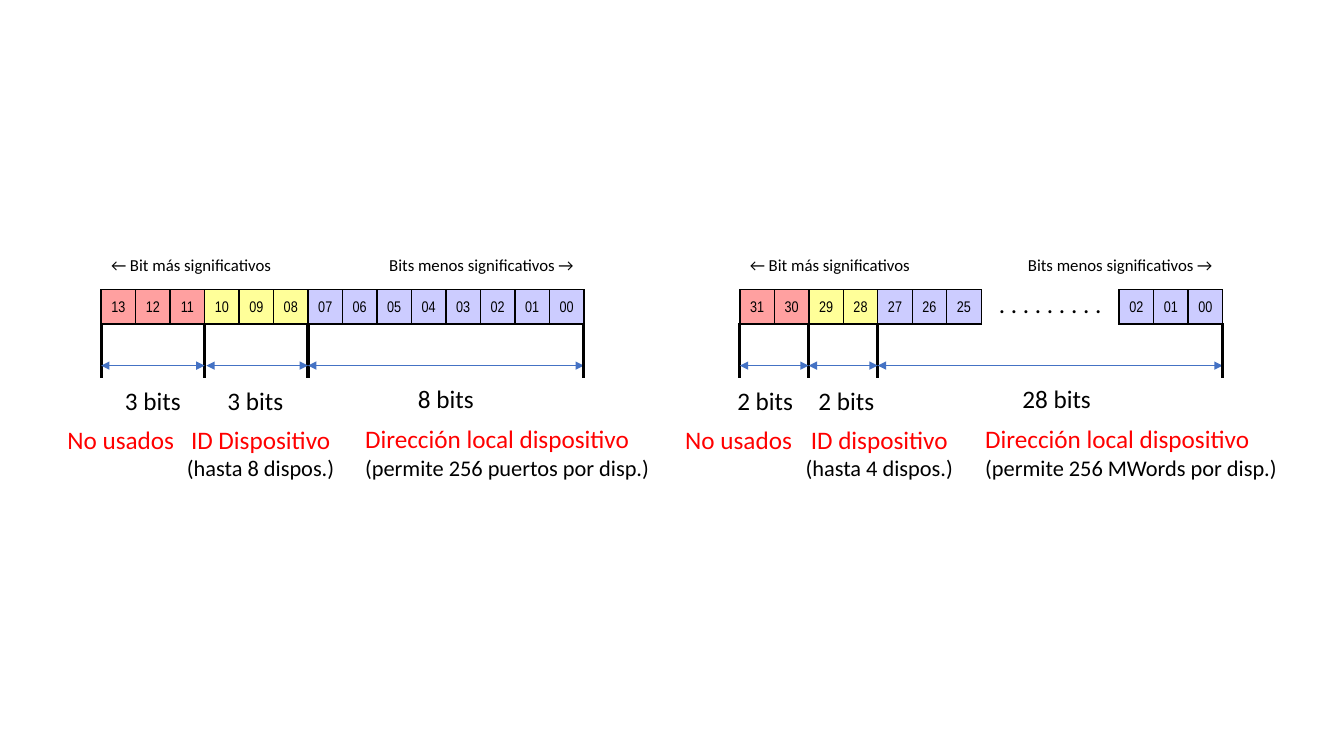
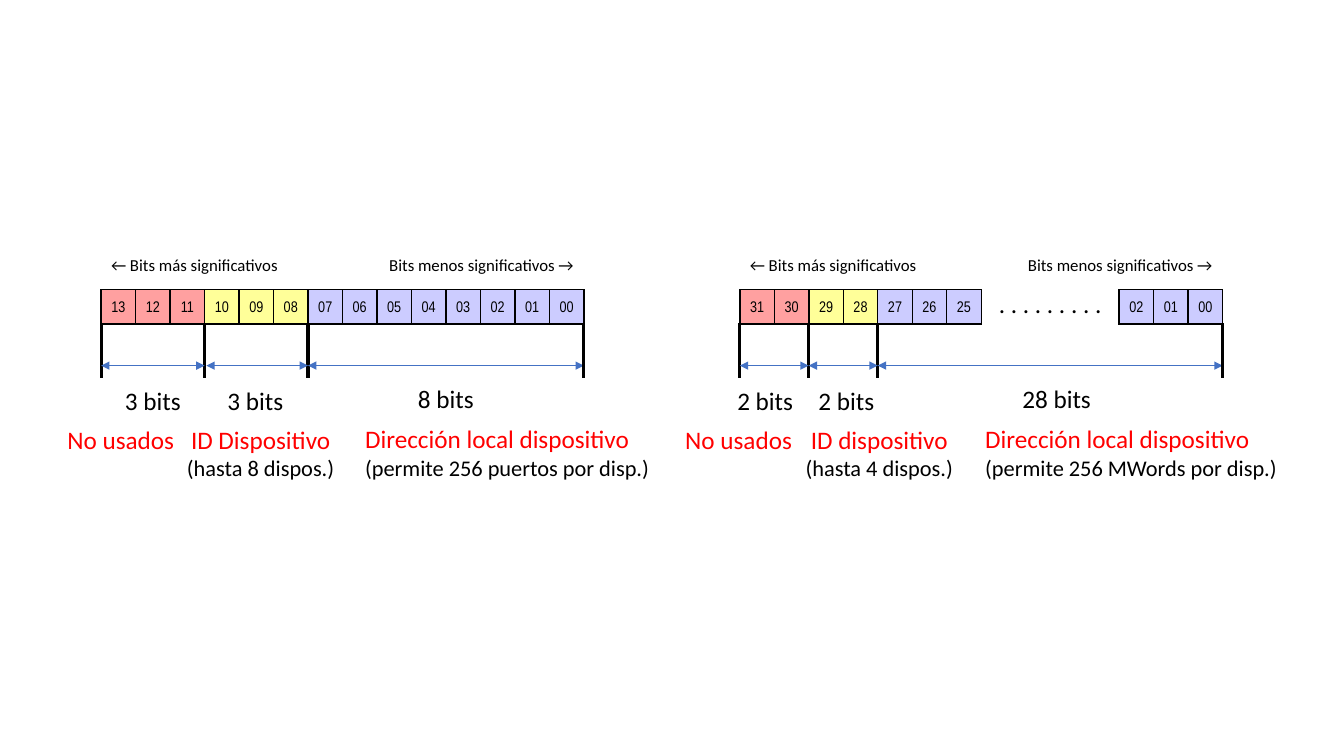
Before and after one commit to vircon32/Vircon32Documents, a slide deck: slide 3 of Specification/Spanish/Editable source images/Imágenes Spec Parte 2 - Tipos de datos 32bits.pptx. Drawn at 1344x756 pixels with LibreOffice and Linux fonts; fonts in the diff are those of the drawing. Boxes give left, top, right and bottom in pixels: in the first picture for what was removed or moved away, otherwise in the second. Text is boxed around its words. In the diff, an @@ line names an element or a change of style, - is before the commit and + after.

```diff
--- a/Specification/Spanish/Editable source images/Imágenes Spec Parte 2 - Tipos de datos 32bits.pptx
+++ b/Specification/Spanish/Editable source images/Imágenes Spec Parte 2 - Tipos de datos 32bits.pptx
@@ text at (x1=130, y1=259, x2=278, y2=274): text changed @@
-← Bit más significativos
+← Bits más significativos
@@ text at (x1=769, y1=259, x2=916, y2=274): text changed @@
-← Bit más significativos
+← Bits más significativos
```
Also in this commit, not shown: 2 other slides changed, 3 other files.
